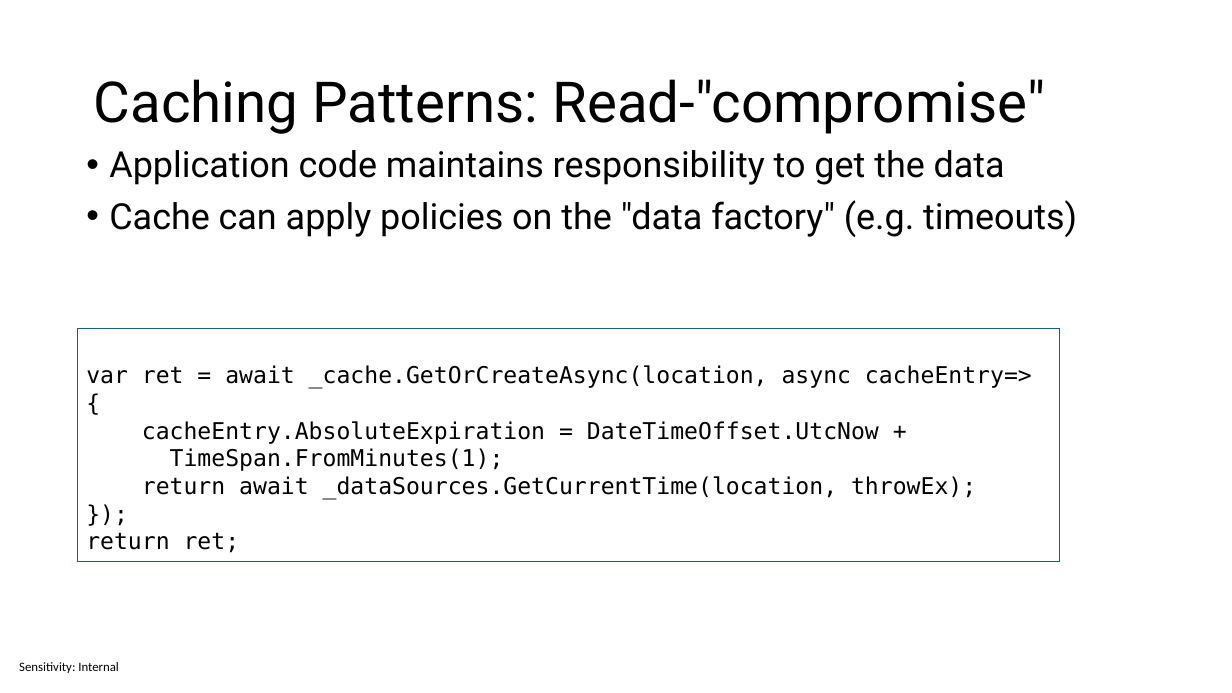
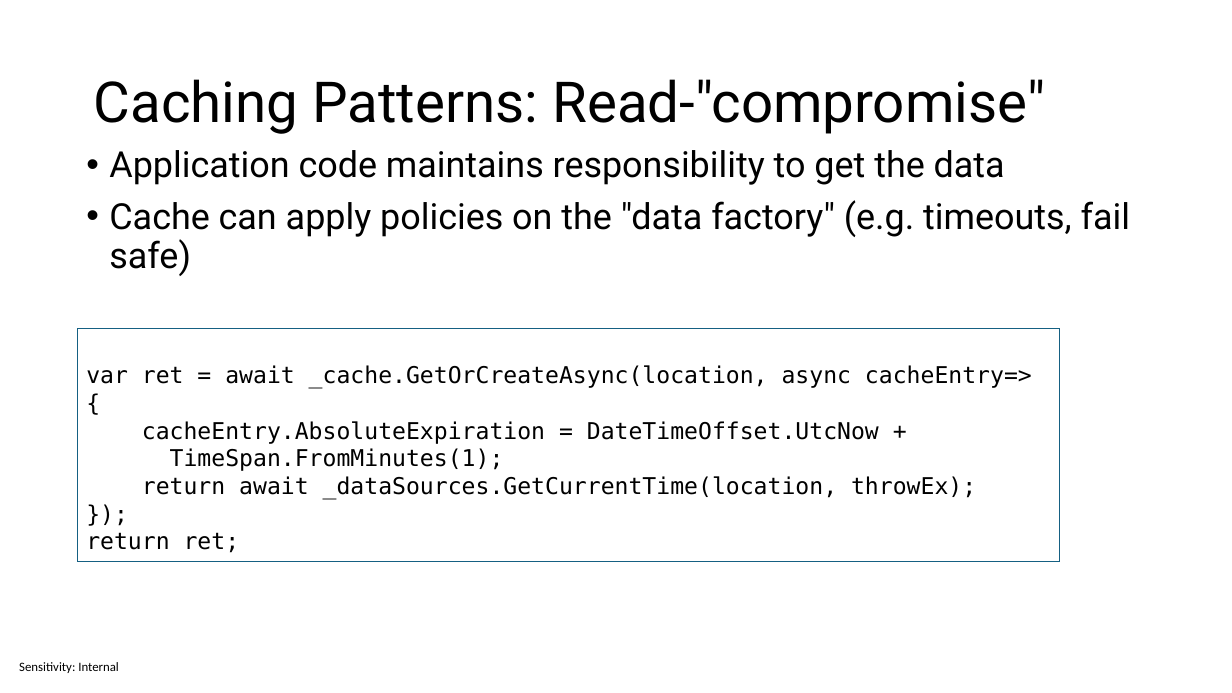
Before and after one commit to sabbadino/cache-like-a-pro-fusion-cache, a slide deck: slide 6 of cache-like-a-pro.pptx. Drawn at 1232x693 pixels with LibreOffice and Linux fonts; fonts in the diff are those of the drawing. Boxes give left, top, right and bottom in pixels: in the first picture for what was removed or moved away, otherwise in the second. Text is boxed around its words. In the diff, an @@ line names an element or a change of style, - is before the commit and + after.

```diff
--- a/cache-like-a-pro.pptx
+++ b/cache-like-a-pro.pptx
@@ text at <box>109,200,1130,276</box>: text changed @@
-• Cache can apply policies on the "data factory" (e.g. timeouts)
+• Cache can apply policies on the "data factory" (e.g. timeouts, fail safe)
```
Also in this commit, not shown: 1 other slide changed.
